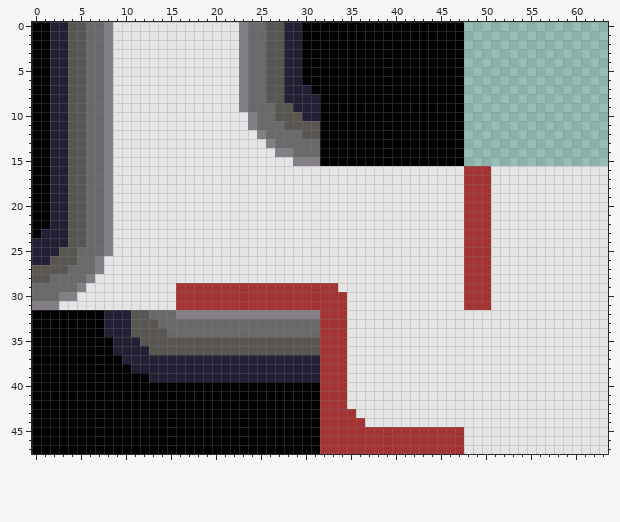
Two states of a pixel-art sprite, sprites/props/bunker ground.png. The picture above is the old version.
The file is 64x48 pixels.
The result:
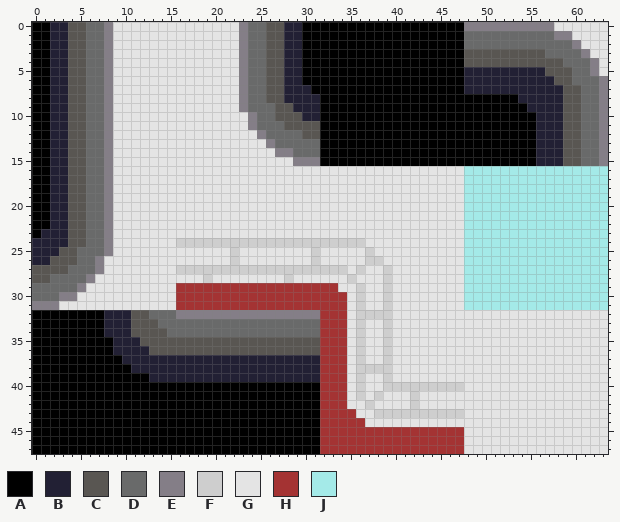
Palette (. is transparent): A #000000  B #222034  C #595652  D #696a6a  E #847e87  F #cecece  G #e4e4e4  H #a43333  J #a4eae8
Changes in this commit:
Changed rows in their new state; - is an unchanged pixel.
first column x 16:
 0 --------------------------------EEEEEEEEEEGGGGGG
 1 --------------------------------DDDDDDDDDDEEGGGG
 2 --------------------------------DDDDDDDDDDDDEGGG
 3 --------------------------------CCCCCCCCCDDDDEGG
 4 --------------------------------CCCCCCCCCCCDDDEG
 5 --------------------------------BBBBBBBBBCCCDDEG
 6 --------------------------------BBBBBBBBBBCCDDDE
 7 --------------------------------BBBBBBBBBBBCCDDE
 8 --------------------------------AAAAAABBBBBCCDDE
 9 --------------------------------AAAAAAABBBBCCDDE
10 --------------------------------AAAAAAAABBBCCDDE
11 --------------------------------AAAAAAAABBBCCDDE
12 --------------------------------AAAAAAAABBBCCDDE
13 --------------------------------AAAAAAAABBBCCDDE
14 --------------------------------AAAAAAAABBBCCDDE
15 --------------------------------AAAAAAAABBBCCDDE
16 --------------------------------JJJJJJJJJJJJJJJJ
17 --------------------------------JJJJJJJJJJJJJJJJ
18 --------------------------------JJJJJJJJJJJJJJJJ
19 --------------------------------JJJJJJJJJJJJJJJJ
20 --------------------------------JJJJJJJJJJJJJJJJ
21 --------------------------------JJJJJJJJJJJJJJJJ
22 --------------------------------JJJJJJJJJJJJJJJJ
23 --------------------------------JJJJJJJJJJJJJJJJ
24 FFFFFFFFFFFFFFFFFFFFF-----------JJJJJJJJJJJJJJJJ
25 ------F--------F-----F----------JJJJJJJJJJJJJJJJ
26 ------F--------F-----FF---------JJJJJJJJJJJJJJJJ
27 FFFFFFFFFFFFFFFFFFF-F--F--------JJJJJJJJJJJJJJJJ
28 ---F--------F------F---F--------JJJJJJJJJJJJJJJJ
29 --------------------F--F--------JJJJJJJJJJJJJJJJ
30 --------------------F--F--------JJJJJJJJJJJJJJJJ
31 --------------------F--F--------JJJJJJJJJJJJJJJJ
32 --------------------FFFF------------------------
33 --------------------F--F------------------------
34 --------------------F--F------------------------
35 --------------------F--F------------------------
36 --------------------F--F------------------------
37 --------------------F--F------------------------
38 --------------------FFFF------------------------
39 --------------------F--F------------------------
40 --------------------F--FFFFFFFFF----------------
41 --------------------F-F---F---------------------
42 ---------------------F----F---------------------
43 ----------------------FFFFFFFFFF----------------
Changed places in both pictures, as pixel boxes (x1, y1, x2, y2):
changed: (464, 22, 608, 310)
changed: (176, 238, 464, 418)
